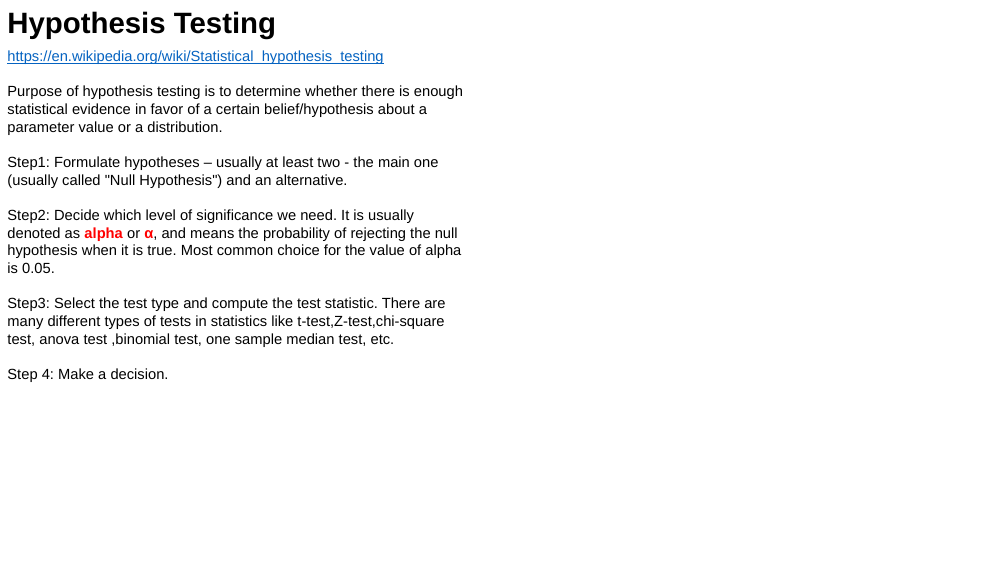
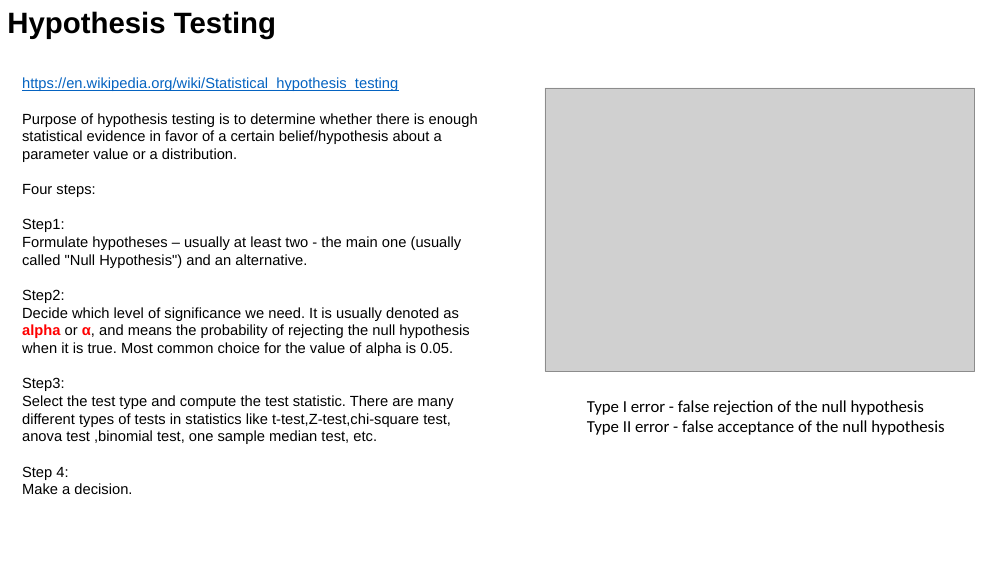
Before and after one commit to lselector/ml_ai_doc, a slide deck: slide 1 of statistics_05_hypothesis_testing_p_val.pptx. Drawn at 1008x567 pixels with LibreOffice and Linux fonts; fonts in the diff are those of the drawing; grey boxes stand for pictures. Boxes give left, top, right and bottom in pixels: in the first picture for what was removed or moved away, otherwise in the second. Text is boxed around its words. In the diff, an @@ line names an element or a change of style, - is before the commit and + after.

Commit message:
hypothesis testing

```diff
--- a/statistics_05_hypothesis_testing_p_val.pptx
+++ b/statistics_05_hypothesis_testing_p_val.pptx
@@ text "https://en.wikipedia.org/wiki/Statistical_hypothesis_testing" moved from (x1=7, y1=50, x2=463, y2=382) to (x1=22, y1=77, x2=478, y2=494) @@
@@ picture added at (x1=545, y1=88, x2=975, y2=371) @@
@@ text at (x1=22, y1=184, x2=95, y2=197): paragraph added @@
+Four steps:
@@ text added at (x1=587, y1=400, x2=944, y2=435), 16 pt, text #000000 @@
+Type I error - false rejection of the null hypothesis
+Type II error - false acceptance of the null hypothesis
```
Also in this commit, not shown: 1 other slide changed.
